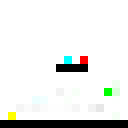
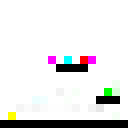
Revision of a layered (128, 128) image; what changed, layer by layer:
painted on "Layer 0" over left=48, top=56, right=120, bottom=104
